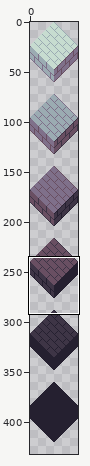
Sprite sheet -- resources/pngs/blocks bricks.png. The first picture is a wide view before the edit; the outline marks the close-up.
Close-up. Before the edit:
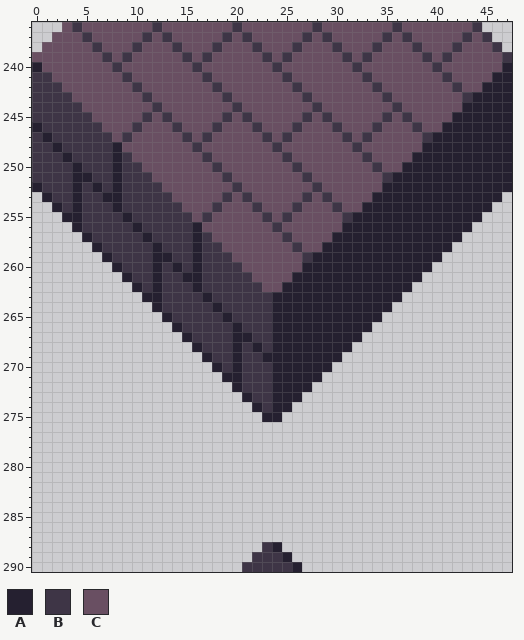
The file is 48x432 pixels. Colours within 5 levels of each other are drawn and written as one. Shown: x 0..47, y 236..290. The commit also changed other parts of the picture, which this record leaves out.
Palette (. is transparent): A #252030  B #3e3546  C #694f62
Pixels before (only the part around the change), first column x 0:
236 ...CBCCCCCCCBCCCCCCCBCCCCCCCBCCCCCCCBCCCCCCCB...
237 ..CCCBCCCCCBCBCCCCCBCBCCCCCBCBCCCCCBCBCCCCCBCB..
238 .CCCCCBCCCBCCCBCCCBCCCBCCCBCCCBCCCBCCCBCCCBCCCB.
239 CCCCCCCBCBCCCCCBCBCCCCCBCBCCCCCBCBCCCCCBCBCCCCCB
240 ACCCCCCCBCCCCCCCBCCCCCCCBCCCCCCCBCCCCCCCBCCCCCCA
241 BBCCCCCCCBCCCCCCCBCCCCCCCBCCCCCCCBCCCCCCCBCCCCAA
242 BBBCCCCCCCBCCCCCCCBCCCCCCCBCCCCCCCBCCCCCCCBCCAAA
243 BBBBCCCCCCCBCCCCCCCBCCCCCCCBCCCCCCCBCCCCCCCBAAAA
244 BBBBBCCCCCCCBCCCCCCCBCCCCCCCBCCCCCCCBCCCCCCAAAAA
245 BBBBBBCCCCCBCBCCCCCBCBCCCCCBCBCCCCCBCBCCCCAAAAAA
246 ABBBBBBCCCBCCCBCCCBCCCBCCCBCCCBCCCBCCCBCCAAAAAAA
247 BABBBBBBCBCCCCCBCBCCCCCBCBCCCCCBCBCCCCCBAAAAAAAA
248 BBABBBBBACCCCCCCBCCCCCCCBCCCCCCCBCCCCCCAAAAAAAAA
249 BBBABBBBABCCCCCCCBCCCCCCCBCCCCCCCBCCCCAAAAAAAAAA
250 BBBBABBBABBCCCCCCCBCCCCCCCBCCCCCCCBCCAAAAAAAAAAA
251 BBBBAABBABBBCCCCCCCBCCCCCCCBCCCCCCCBAAAAAAAAAAAA
252 ABBBABABABBBBCCCCCCCBCCCCCCCBCCCCCCAAAAAAAAAAAAA
253 .ABBABBAABBBBBCCCCCBCBCCCCCBCBCCCCAAAAAAAAAAAAA.
254 ..ABABBBABBBBBBCCCBCCCBCCCBCCCBCCAAAAAAAAAAAAA..
255 ...AABBBBABBBBBBCBCCCCCBCBCCCCCBAAAAAAAAAAAAA...
256 ....ABBBBBABBBBBACCCCCCCBCCCCCCAAAAAAAAAAAAA....
257 .....ABBBBBABBBBABCCCCCCCBCCCCAAAAAAAAAAAAA.....
258 ......ABBBBBABBBABBCCCCCCCBCCAAAAAAAAAAAAA......
259 .......ABBBBAABBABBBCCCCCCCBAAAAAAAAAAAAA.......
260 ........ABBBABABABBBBCCCCCCAAAAAAAAAAAAA........
261 .........ABBABBAABBBBBCCCCAAAAAAAAAAAAA.........
262 ..........ABABBBABBBBBBCCAAAAAAAAAAAAA..........
263 ...........AABBBBABBBBBBAAAAAAAAAAAAA...........
264 ............ABBBBBABBBBBAAAAAAAAAAAA............
265 .............ABBBBBABBBBAAAAAAAAAAA.............
266 ..............ABBBBBABBBAAAAAAAAAA..............
267 ...............ABBBBAABBAAAAAAAAA...............
268 ................ABBBABABAAAAAAAA................
269 .................ABBABBAAAAAAAA.................
270 ..................ABABBBAAAAAA..................
271 ...................AABBBAAAAA...................
272 ....................ABBBAAAA....................
273 .....................ABBAAA.....................
274 ......................ABAA......................
275 .......................AA.......................
276 ................................................
277 ................................................
278 ................................................
279 ................................................
280 ................................................
281 ................................................
282 ................................................
283 ................................................
284 ................................................
285 ................................................
286 ................................................
287 ................................................
288 .......................BA.......................
289 ......................BBBA......................
290 .....................BBBBBA.....................
After the commit:
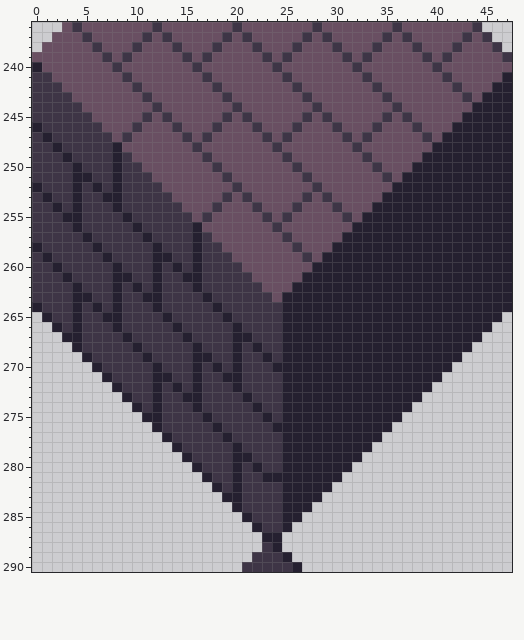
The edit:
The edit adds colour A in row 253 at x 47; in row 254 at x 46 to 47; in row 255 at x 45 to 47; in row 256 at x 44 to 47; in row 257 at x 43 to 47; in row 258 at x 0 and 42 to 47.
The edit adds colour A in row 259 at x 1 and 41 to 47; in row 260 at x 2 and 40 to 47; in row 261 at x 3, 8 and 39 to 47; in row 262 at x 4, 8 and 38 to 47; in row 263 at x 4 to 5, 8 and 37 to 47; in row 264 at x 0, 4, 6, 8 and 36 to 47.
The edit adds colour A in row 265 at x 1, 4, 7 to 8 and 35 to 46; in row 266 at x 2, 4, 8 and 34 to 45; in row 267 at x 3 to 4, 9 and 33 to 44; in row 268 at x 4, 10 and 32 to 43; in row 269 at x 5, 11, 16 and 31 to 42; in row 270 at x 6, 12, 16 and 30 to 41.
The edit adds colour A in row 271 at x 7, 12 to 13, 16 and 29 to 40; in row 272 at x 8, 12, 14, 16 and 28 to 39; in row 273 at x 9, 12, 15 to 16 and 27 to 38; in row 274 at x 10, 12, 16 and 26 to 37; in row 275 at x 11 to 12, 17 and 25 to 36; in row 276 at x 12, 18 and 24 to 35.
The edit adds colour A in row 277 at x 13, 19 and 25 to 34; in row 278 at x 14, 20 and 25 to 33; in row 279 at x 15, 20 to 21 and 25 to 32; in row 280 at x 16, 20, 22 and 25 to 31; in row 281 at x 17, 20 and 23 to 30; in row 282 at x 18, 20 and 25 to 29.
The edit adds colour A in row 283 at x 19 to 20 and 25 to 28; in row 284 at x 20 and 25 to 27; in row 285 at x 21 and 25 to 26; in row 286 at x 22 and 25; in row 287 at x 23 to 24.
The edit adds colour B in row 253 at x 0; in row 254 at x 0 to 1; in row 255 at x 0 to 2; in row 256 at x 0 to 3; in row 257 at x 0 to 4; in row 258 at x 1 to 5.
The edit adds colour B in row 259 at x 0 and 2 to 6; in row 260 at x 0 to 1 and 3 to 7; in row 261 at x 0 to 2 and 4 to 7; in row 262 at x 0 to 3, 5 to 7 and 9; in row 263 at x 0 to 3, 6 to 7 and 9 to 10; in row 264 at x 1 to 3, 5, 7 and 9 to 11.
The edit adds colour B in row 265 at x 2 to 3, 5 to 6 and 9 to 12; in row 266 at x 3, 5 to 7 and 9 to 13; in row 267 at x 5 to 8 and 10 to 14; in row 268 at x 5 to 9 and 11 to 15; in row 269 at x 6 to 10 and 12 to 15; in row 270 at x 7 to 11, 13 to 15 and 17.
The edit adds colour B in row 271 at x 8 to 11, 14 to 15 and 17 to 18; in row 272 at x 9 to 11, 13, 15 and 17 to 19; in row 273 at x 10 to 11, 13 to 14 and 17 to 20; in row 274 at x 11, 13 to 15 and 17 to 21; in row 275 at x 13 to 16 and 18 to 22; in row 276 at x 13 to 17 and 19 to 23.
The edit adds colour B in row 277 at x 14 to 18 and 20 to 24; in row 278 at x 15 to 19 and 21 to 24; in row 279 at x 16 to 19 and 22 to 24; in row 280 at x 17 to 19, 21 and 23 to 24; in row 281 at x 18 to 19 and 21 to 22; in row 282 at x 19 and 21 to 24.
The edit adds colour B in rows 283 to 284 at x 21 to 24; in row 285 at x 22 to 24; in row 286 at x 23 to 24.
Colour A gives way to colour B in rows 264 to 269 at x 24; in rows 271 to 275 at x 24.
Colour A gives way to colour C in row 240 at x 47; in row 241 at x 46; in row 242 at x 45; in row 243 at x 44; in row 244 at x 43; in row 245 at x 42.
Colour A gives way to colour C in row 246 at x 41; in row 247 at x 40; in row 248 at x 39; in row 249 at x 38; in row 250 at x 37; in row 251 at x 36.
Colour A gives way to colour C in row 252 at x 35; in row 253 at x 34; in row 254 at x 33; in row 255 at x 32; in row 256 at x 31; in row 257 at x 30.
Colour A gives way to colour C in row 258 at x 29; in row 259 at x 28; in row 260 at x 27; in row 261 at x 26; in row 262 at x 25; in row 263 at x 24.
